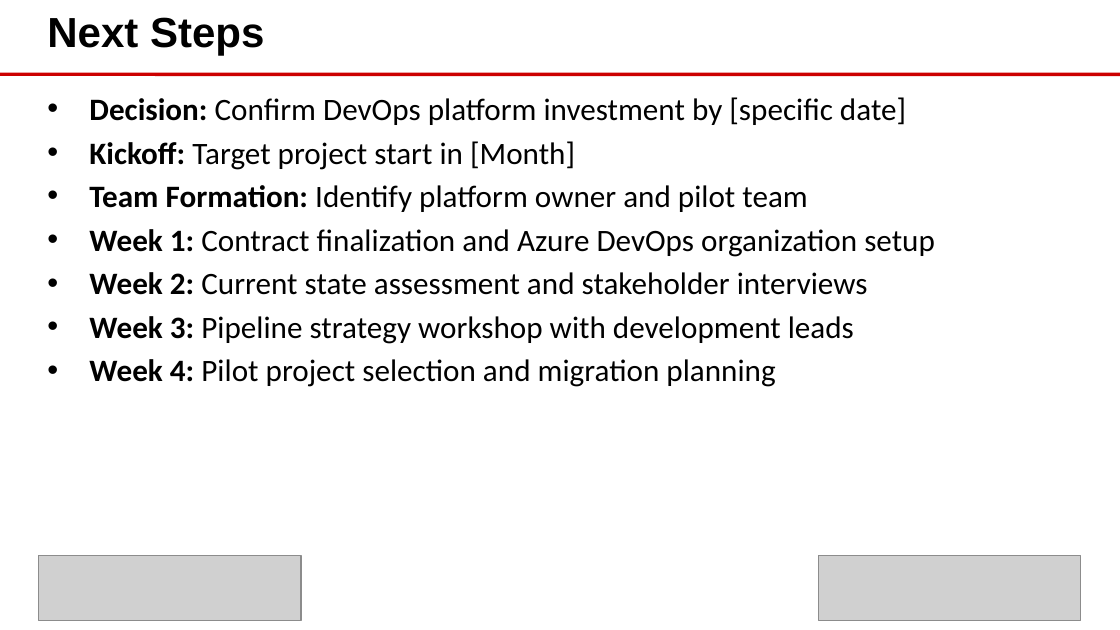
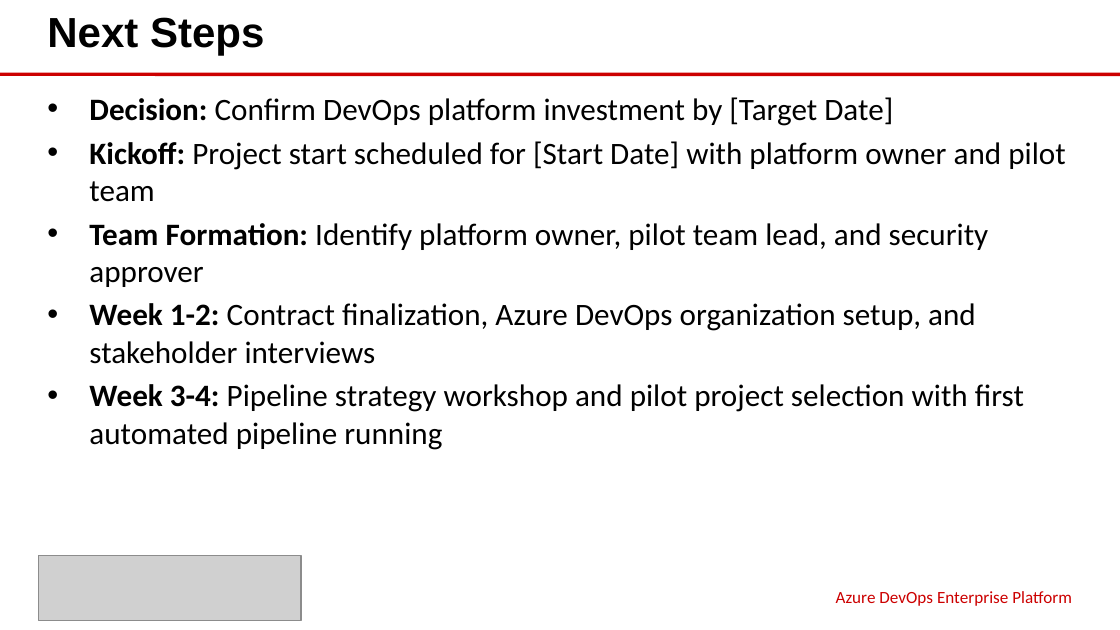
Before and after one commit to eoframework/solutions, a slide deck: slide 10 of solutions/azure/devops/enterprise-platform/presales/solution-briefing.pptx. Drawn at 1120x630 pixels with LibreOffice and Linux fonts; fonts in the diff are those of the drawing; grey boxes stand for pictures; background and template pictures are left out. Boxes give left, top, right and bottom in pixels: in the first picture for what was removed or moved away, otherwise in the second. Text is boxed around its words. In the diff, an @@ line names an element or a change of style, - is before the commit and + after.

```diff
--- a/solutions/azure/devops/enterprise-platform/presales/solution-briefing.pptx
+++ b/solutions/azure/devops/enterprise-platform/presales/solution-briefing.pptx
@@ text at (89, 97, 1065, 450): text changed @@
-• Decision: Confirm DevOps platform investment by [specific date]
-• Kickoff: Target project start in [Month]
-• Team Formation: Identify platform owner and pilot team
-• Week 1: Contract finalization and Azure DevOps organization setup
-• Week 2: Current state assessment and stakeholder interviews
-• Week 3: Pipeline strategy workshop with development leads
-• Week 4: Pilot project selection and migration planning
+• Decision: Confirm DevOps platform investment by [Target Date]
+• Kickoff: Project start scheduled for [Start Date] with platform owner and pilot team
+• Team Formation: Identify platform owner, pilot team lead, and security approver
+• Week 1-2: Contract finalization, Azure DevOps organization setup, and stakeholder interviews
+• Week 3-4: Pipeline strategy workshop and pilot project selection with first automated pipeline running
@@ picture removed at (819, 556, 1081, 620) @@
@@ text added at (836, 591, 1072, 606), 11 pt, text #CC0000 @@
+Azure DevOps Enterprise Platform
```
Also in this commit, not shown: 10 other slides changed, 11 other files.
